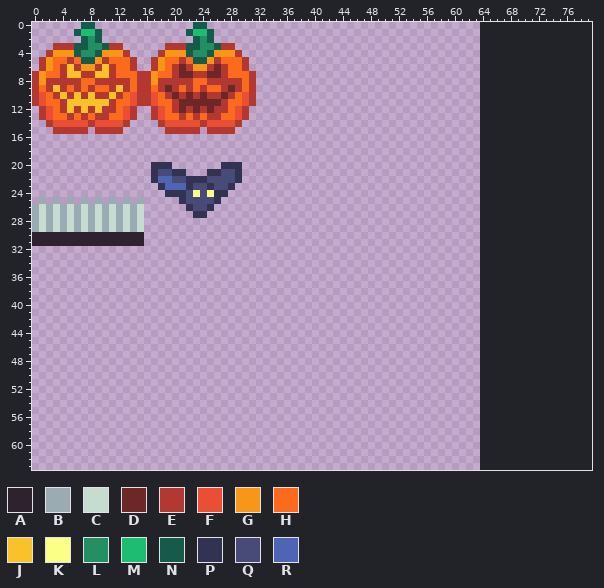
Pixel-art file: assets/sprites/objects.aseprite. Above: the version before the commit.
64x64 pixels, 1 frame. The old version is drawn lined up with the new one, on the new canvas.
Palette (. is transparent): A #2e222f  B #9babb2  C #c7dcd0  D #6e2727  E #b33831  F #ea4f36  G #f79617  H #fb6b1d  J #f9c22b  K #fbff86  L #239063  M #1ebc73  N #165a4c  P #323353  Q #484a77  R #4d65b4
After the commit:
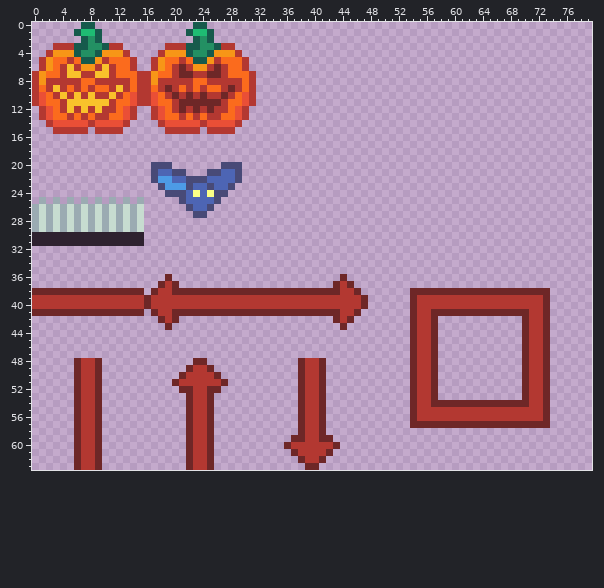
Changes in this commit:
canvas 64x64 -> 80x64
colour P: #323353 -> #484a77
colour Q: #484a77 -> #4d65b4
colour R: #4d65b4 -> #4d9be6
y 36: x 19 . -> D; x 44 . -> D
y 37: x 18..20 ... -> DED; x 43..45 ... -> DED
y 38: x 0..15 ................ -> DDDDDDDDDDDDDDDD; x 17..46 .............................. -> DEEDDDDDDDDDDDDDDDDDDDDDDDDEED; x 54..73 .................... -> DDDDDDDDDDDDDDDDDDDD
y 39..40: x 0..47 ................................................ -> EEEEEEEEEEEEEEEEDEEEEEEEEEEEEEEEEEEEEEEEEEEEEEED; x 54..73 .................... -> DEEEEEEEEEEEEEEEEEED
y 41: x 0..15 ................ -> DDDDDDDDDDDDDDDD; x 17..46 .............................. -> DEEDDDDDDDDDDDDDDDDDDDDDDDDEED; x 54..73 .................... -> DEEDDDDDDDDDDDDDDEED
y 42: x 18..20 ... -> DED; x 43..45 ... -> DED; x 54..57 .... -> DEED; x 70..73 .... -> DEED
y 43: x 19 . -> D; x 44 . -> D; x 54..57 .... -> DEED; x 70..73 .... -> DEED
y 44..47: x 54..57 .... -> DEED; x 70..73 .... -> DEED
y 48: x 6..9 .... -> DEED; x 23..24 .. -> DD; x 38..41 .... -> DEED; x 54..57 .... -> DEED; x 70..73 .... -> DEED
y 49: x 6..9 .... -> DEED; x 22..25 .... -> DEED; x 38..41 .... -> DEED; x 54..57 .... -> DEED; x 70..73 .... -> DEED
y 50: x 6..9 .... -> DEED; x 21..26 ...... -> DEEEED; x 38..41 .... -> DEED; x 54..57 .... -> DEED; x 70..73 .... -> DEED
y 51: x 6..9 .... -> DEED; x 20..27 ........ -> DEEEEEED; x 38..41 .... -> DEED; x 54..57 .... -> DEED; x 70..73 .... -> DEED
y 52: x 6..9 .... -> DEED; x 21..26 ...... -> DDEEDD; x 38..41 .... -> DEED; x 54..57 .... -> DEED; x 70..73 .... -> DEED
y 53: x 6..9 .... -> DEED; x 22..25 .... -> DEED; x 38..41 .... -> DEED; x 54..57 .... -> DEED; x 70..73 .... -> DEED
y 54: x 6..9 .... -> DEED; x 22..25 .... -> DEED; x 38..41 .... -> DEED; x 54..73 .................... -> DEEDDDDDDDDDDDDDDEED
y 55..56: x 6..9 .... -> DEED; x 22..25 .... -> DEED; x 38..41 .... -> DEED; x 54..73 .................... -> DEEEEEEEEEEEEEEEEEED
y 57: x 6..9 .... -> DEED; x 22..25 .... -> DEED; x 38..41 .... -> DEED; x 54..73 .................... -> DDDDDDDDDDDDDDDDDDDD
y 58: x 6..9 .... -> DEED; x 22..25 .... -> DEED; x 38..41 .... -> DEED
y 59: x 6..9 .... -> DEED; x 22..25 .... -> DEED; x 37..42 ...... -> DDEEDD
y 60: x 6..9 .... -> DEED; x 22..25 .... -> DEED; x 36..43 ........ -> DEEEEEED
y 61: x 6..9 .... -> DEED; x 22..25 .... -> DEED; x 37..42 ...... -> DEEEED
y 62: x 6..9 .... -> DEED; x 22..25 .... -> DEED; x 38..41 .... -> DEED
y 63: x 6..9 .... -> DEED; x 22..25 .... -> DEED; x 39..40 .. -> DD
